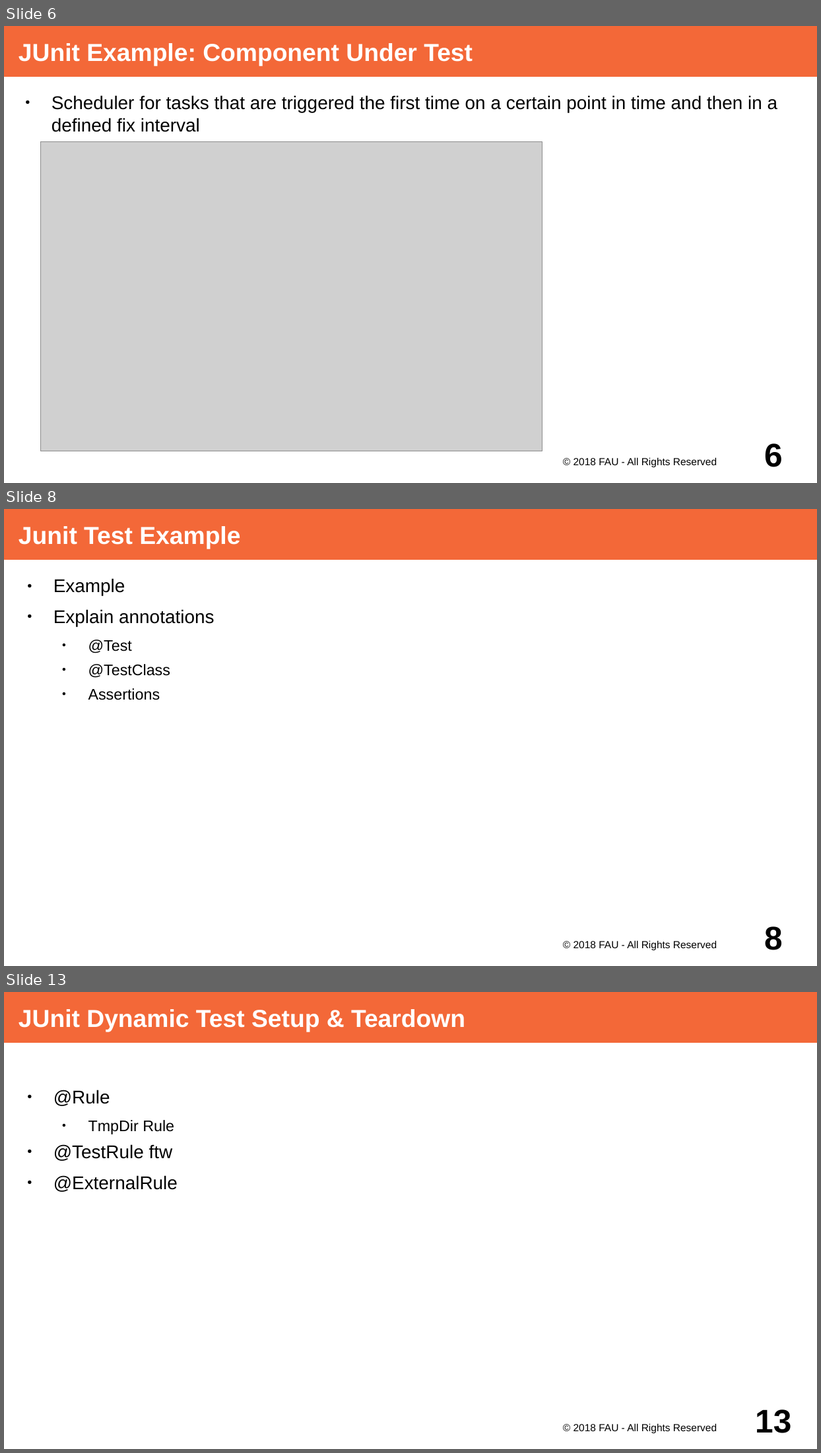
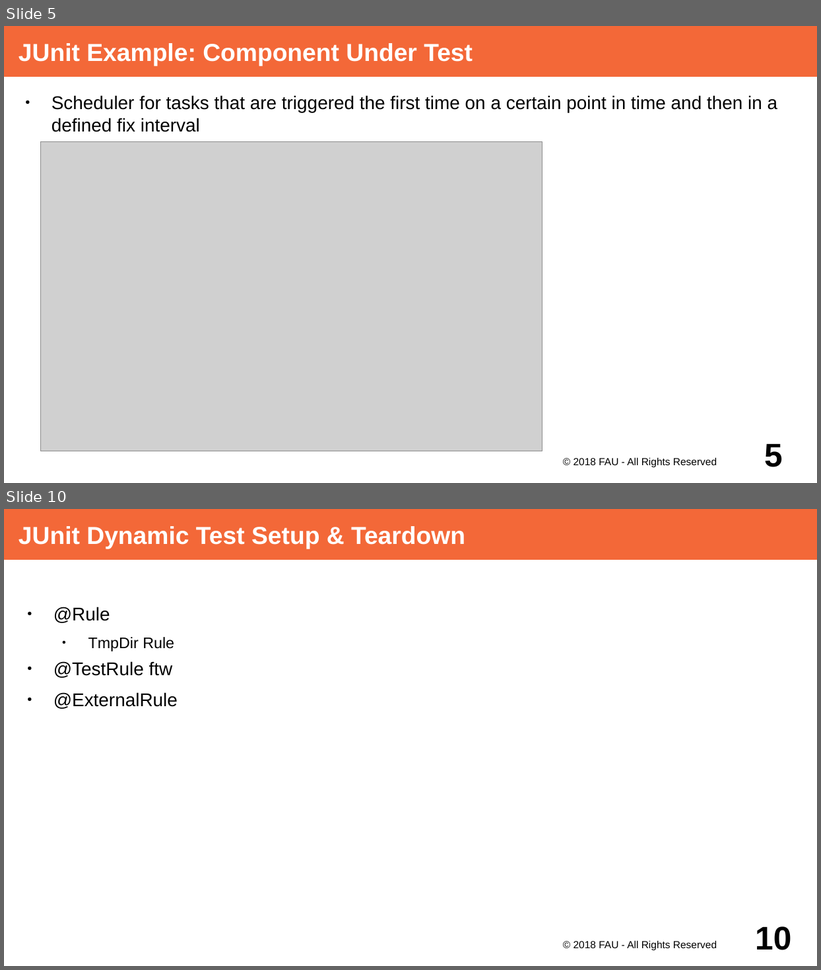
Before and after one commit to dirkriehle/adap-course, a slide deck: Lecture Slides/ADAP B02- Unit Testing with JUnit.odp. Shown one above the other, each under a label of ours: slides 6, 8 and 13 before the commit, slides 5 and 10 after it; the slides between them are not shown. The pictures are 821x1453 and 821x970 pixels, drawn with LibreOffice and Linux fonts; fonts in the diff are those of the drawing; grey boxes stand for pictures. Boxes give left, top, right and bottom in pixels: in the first picture for what was removed or moved away, otherwise in the second. Text is boxed around its words. In the diff, an @@ line names an element or a change of style, - is before the commit and + after.

Commit message:
Static setup and teardown with JUnit

```diff
--- a/Lecture Slides/ADAP B02- Unit Testing with JUnit.odp
+++ b/Lecture Slides/ADAP B02- Unit Testing with JUnit.odp
@@ slide 8 removed at [4,509,817,966], background #FFFFFF @@
@@ title removed at [4,509,817,560] @@
-Junit Test Example
@@ text removed at [54,578,214,700] @@
-● Example
-● Explain annotations
-  ● @Test
-  ● @TestClass
-  ● Assertions
@@ text removed at [574,941,717,951] @@
-© 2018 FAU - All Rights Reserved
@@ page number removed at [764,927,783,951] @@
-8
@@ what was slide 6 is now slide 5 @@
@@ page number at [764,444,783,468]: text changed @@
-6
+5
@@ what was slide 13 is now slide 10 @@
@@ page number at [755,927,791,951]: text changed @@
-13
+10
```
Also in this commit, not shown: 5 slides changed, 1 other slide removed, 3 other files.
